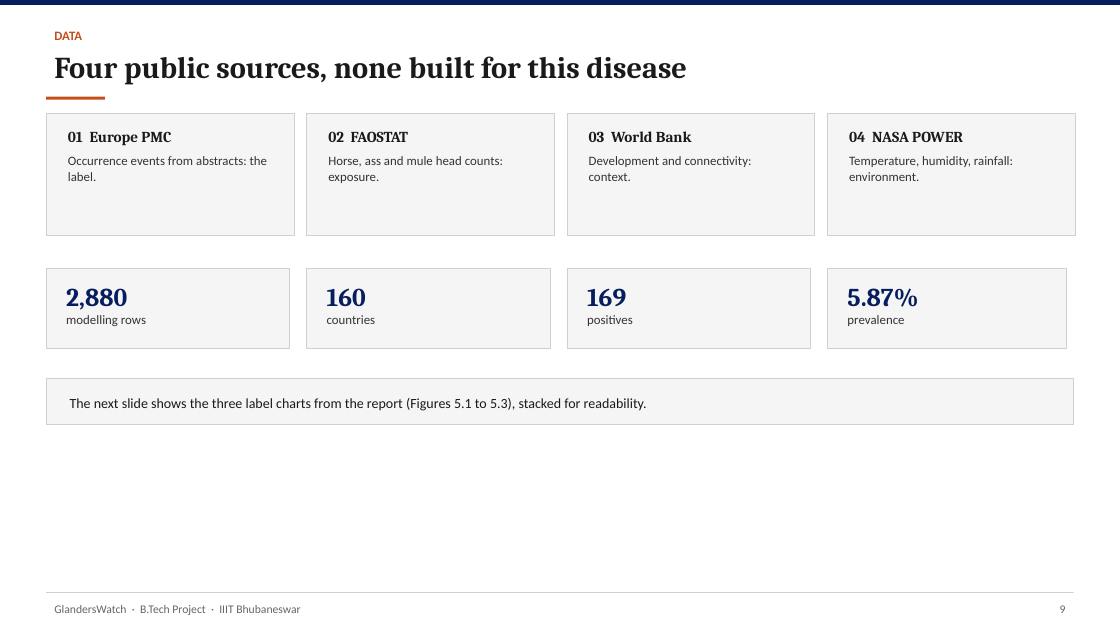
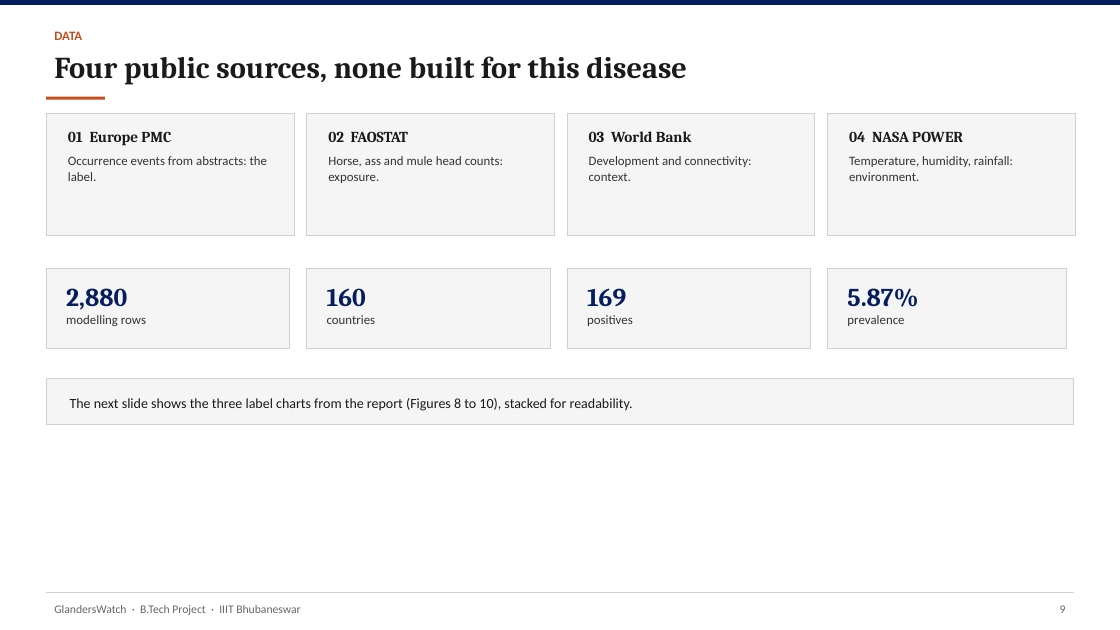
Before and after one commit to YuvrajSingh-mist/glandersWatch, a slide deck: slide 10 of slides/GlandersWatch_Deck.pptx. Drawn at 1120x630 pixels with LibreOffice and Linux fonts; fonts in the diff are those of the drawing. Boxes give left, top, right and bottom in pixels: in the first picture for what was removed or moved away, otherwise in the second. Text is boxed around its words. In the diff, an @@ line names an element or a change of style, - is before the commit and + after.

Commit message:
Use continuous figure and table numbering across chapters
Stop per-chapter float resets so the list runs 1..10 with no missing
2.1 gap, and keep in-text refs aligned with the new numbers.

```diff
--- a/slides/GlandersWatch_Deck.pptx
+++ b/slides/GlandersWatch_Deck.pptx
@@ text at box(70, 398, 633, 411): text changed @@
-The next slide shows the three label charts from the report (Figures 5.1 to 5.3), stacked for readability.
+The next slide shows the three label charts from the report (Figures 8 to 10), stacked for readability.
```
Also in this commit, not shown: 1 other slide changed, 3 other files.
